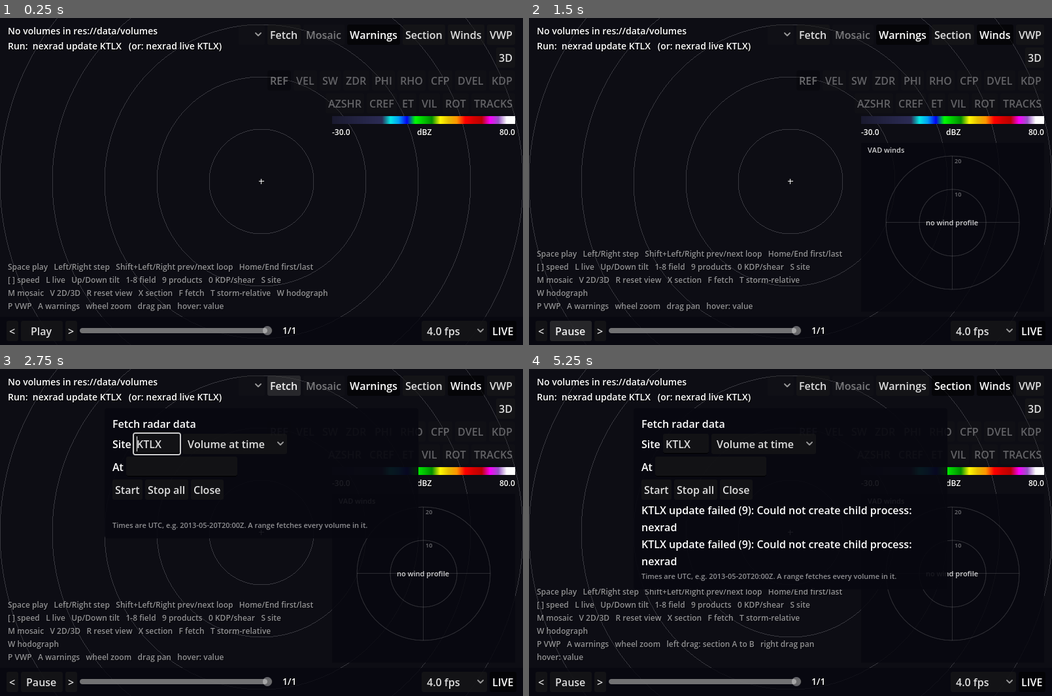
Above: before the commit, frames 1-4 (two rows, left to right).
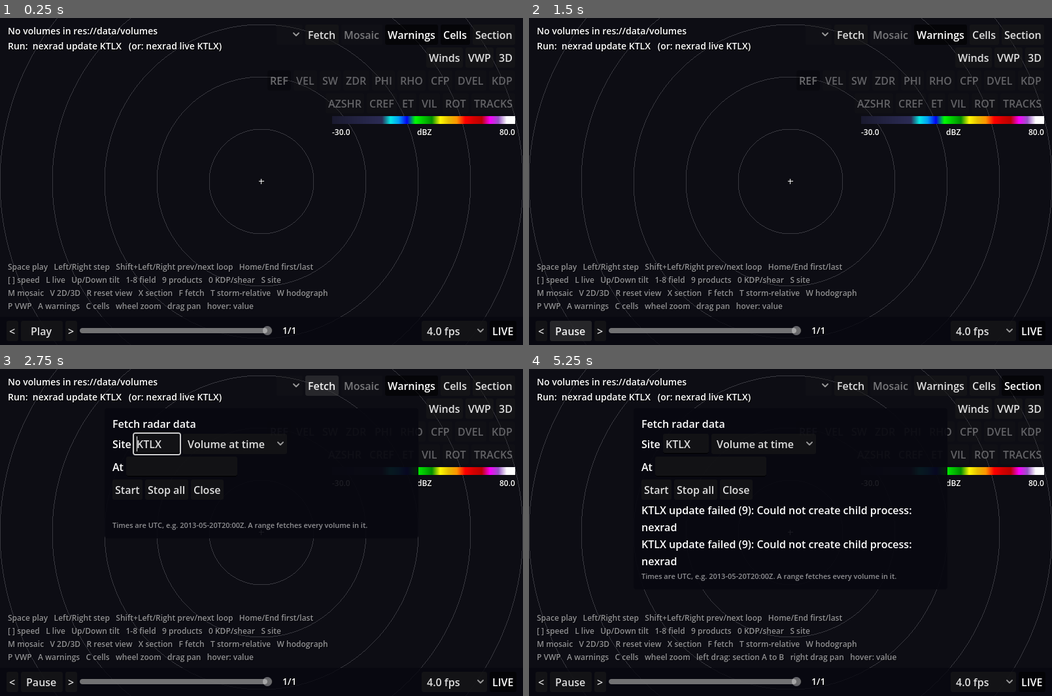
Above: after the commit, the same moments.

Repository: computerdane/droplet
Game: Godot game, scene res://scenes/main.tscn
The game is run twice, just before and just after one commit, with the same random seed, the same clock (stepped at 60 frames per second) and the same inputs.
Inputs (mouse positions are in pixels of both pictures, inside the frame that each line leads up to):
- Up to frame 1 (0.25 s): no input
- Up to frame 2 (1.5 s): click (984, 34) at 0.5 s, where only the run after the commit has a clickable "Cells"; click "Play" at 1.25 s
- Up to frame 3 (2.75 s): click "Fetch" at 2 s
- Up to frame 4 (5.25 s): click "Start" at 2.75 s; click "Start" at 3.5 s; click "Warnings" at 4.25 s; click "Section" at 5 s

The runs differ from the first frame. In frame 1, 1.1% of the frame differs, in the area x 16-98%, y 2-90%; in frame 2, 3.9%; in frame 3, 3.8%; in frame 4, 4.2%, in the area x 1-99%, y 2-90%.

Commit message:
Storm cells: identification, tracking, debris signatures
nexrad/src/cells.rs finds SCIT-style cells in each volume from the column products (CREF
regions split into their cores), with centroid, area, max CREF/VIL/echo top, nearby
low-level rotation and a tornado debris signature flag (high REF, low RHO and ZDR near the
rotation maximum), written to volume.json. StormCells tracks them through the loop with
motion vectors and 15/30/45 min forecasts; they are drawn in 2D with rotation rings and TDS
markers, summarised in the info text and described in the hover readout (C toggles).
Warnings and cells live in an Overlays node; warning polygons now stay up until the
warning expires (the archive only has each warning's first polygon). The synthetic storm
gets a ZDR dip with its debris.

Co-Authored-By: Claude Opus 5.5 <noreply@anthropic.com>

Diff:
--- a/scripts/hud.gd
+++ b/scripts/hud.gd
@@ -20,6 +20,7 @@
 signal view_toggled
 signal mosaic_toggled
 signal warnings_toggled
+signal cells_toggled
 signal section_toggled
 signal fetch_toggled
 signal srm_toggled
@@ -65,6 +66,7 @@
 var view_button: Button
 var mosaic_button: Button
 var warnings_button: Button
+var cells_button: Button
 var section_button: Button
 var section: SectionView
 var fetch_panel: FetchPanel
@@ -160,6 +162,12 @@
 	warnings_button.toggle_mode = true
 	warnings_button.pressed.connect(warnings_toggled.emit)
 	row.add_child(warnings_button)
+	cells_button = _button(
+		"Cells", "Storm cells tracked through the loop, with motion and rotation (C)"
+	)
+	cells_button.toggle_mode = true
+	cells_button.pressed.connect(cells_toggled.emit)
+	row.add_child(cells_button)
 	section_button = _button("Section", "Vertical cross-section: drag A to B in the 2D view (X)")
 	section_button.toggle_mode = true
 	section_button.pressed.connect(section_toggled.emit)
@@ -483,8 +491,9 @@
 	site_option.disabled = _sites.size() < 2
 
 
-func set_warnings_on(on: bool) -> void:
-	warnings_button.set_pressed_no_signal(on)
+func set_overlays_on(warnings_on: bool, cells_on: bool) -> void:
+	warnings_button.set_pressed_no_signal(warnings_on)
+	cells_button.set_pressed_no_signal(cells_on)
 
 
 func set_mosaic(on: bool, available: bool) -> void:
--- a/scripts/main.gd
+++ b/scripts/main.gd
@@ -15,8 +15,8 @@
 ## section=ax,ay,bx,by (cross-section A -> B, km east,north of the radar)
 ## srm=240,10 (storm-relative velocity, storm moving from 240 degrees at 10 m/s) or srm=auto
 ## (storm motion from the VAD profile, see _auto_storm) winds=0|1 (hodograph panel)
-## warnings=0|1 (NWS warning polygons, from the IEM archive) vwp=0|1 (VAD winds over the loop
-## as barbs) hover=x,y (pin the hover readout to that
+## warnings=0|1 (NWS warning polygons, from the IEM archive) cells=0|1 (storm cells) vwp=0|1
+## (VAD winds over the loop as barbs) hover=x,y (pin the hover readout to that
 ## canvas point, for screenshots; hover=0 turns the readout off) basemap=0 (no basemap; or
 ## basemap=<dir>) volumes=res://tests/fixtures/volumes (DirSource root; default
 ## res://data/volumes) fetch=latest|live|2013-05-20T20:00Z|<from>/<to> (start a fetch job for
@@ -63,7 +63,7 @@
 	"Space play   Left/Right step   Shift+Left/Right prev/next loop   Home/End first/last\n"
 	+ "[ ] speed   L live   Up/Down tilt   1-8 field   9 products   0 KDP/shear   S site\n"
 	+ "M mosaic   V 2D/3D   R reset view   X section   F fetch   T storm-relative   W hodograph\n"
-	+ "P VWP   A warnings   "
+	+ "P VWP   A warnings   C cells   "
 )
 const HINT_2D := "wheel zoom   drag pan   hover: value"
 const HINT_SECTION := "wheel zoom   left drag: section A to B   right drag pan   hover: value"
@@ -74,7 +74,7 @@
 
 var library := RadarLibrary.new()
 var fetcher := Fetcher.new()
-var warnings := Warnings.new()
+var overlays := Overlays.new()  # warnings and storm cells over the 2D view
 var cache := VolumeCache.new(library.source)
 var site := ""
 var frames: Array[String] = []  # volume names for `site`, ascending time
@@ -106,7 +106,6 @@
 var _hover_off := false  # hover=0: no readout (Xvfb leaves the pointer mid-screen)
 var _readout_key: Array = []  # inputs of the readout on screen, see _update_readout
 var _tracks: RotationTracks  # while the rotation tracks are on screen
-var _warnings: Array = []  # Warnings.active_at() the volume's time
 
 @onready var view_2d: PpiView = $View2D
 @onready var view_3d: VolumeView3D = $View3D
@@ -124,8 +123,8 @@
 	view_2d.section_changed.connect(_update_section)
 	view_3d.camera.moved.connect(_update_info)
 	add_child(fetcher)
-	add_child(warnings)
-	warnings.changed.connect(_refresh_warnings)
+	add_child(overlays)
+	overlays.changed.connect(_refresh_overlays)
 	fetcher.job_updated.connect(_on_job_updated)
 	fetcher.job_finished.connect(_on_job_finished)
 	fetcher.volume_received.connect(_on_volume_received)
@@ -160,7 +159,8 @@
 			storm_speed = m[1]
 			srm_on = true
 			srm_auto = false
-	warnings.enabled = opts.get("warnings", "1") == "1"
+	overlays.warnings.enabled = opts.get("warnings", "1") == "1"
+	overlays.cells_on = opts.get("cells", "1") == "1"
 	winds_shown = opts.get("winds", "0") == "1"
 	vwp_shown = opts.get("vwp", "0") == "1"
 	if opts.get("hover", "") == "0":
@@ -206,6 +206,7 @@
 	hud.view_toggled.connect(func() -> void: _set_view_3d(not view_is_3d))
 	hud.mosaic_toggled.connect(_toggle_mosaic)
 	hud.warnings_toggled.connect(_toggle_warnings)
+	hud.cells_toggled.connect(_toggle_cells)
 	hud.section_toggled.connect(func() -> void: _set_section_on(not section_on))
 	hud.srm_toggled.connect(_toggle_srm)
 	hud.srm_auto_toggled.connect(_toggle_srm_auto)
@@ -327,7 +328,12 @@
 
 
 func _toggle_warnings() -> void:
-	warnings.enabled = not warnings.enabled
+	overlays.warnings.enabled = not overlays.warnings.enabled
+	_refresh()
+
+
+func _toggle_cells() -> void:
+	overlays.cells_on = not overlays.cells_on
 	_refresh()
 
 
@@ -641,7 +647,7 @@
 		motion.y
 	)
 	_update_winds()
-	_refresh_warnings()
+	_refresh_overlays()
 	_update_vwp()
 	_update_section()
 	_update_info()
@@ -650,14 +656,10 @@
 	_readout_key.clear()  # what is under the mouse may have changed
 
 
-## Warnings in effect at the volume's time, drawn in 2D and listed in the info text and readout.
-func _refresh_warnings() -> void:
-	hud.set_warnings_on(warnings.enabled)
-	_warnings = warnings.active_at(RadarLibrary.unix_of(volume.name) if volume != null else 0)
-	var polys := []
-	if _site_lonlat != Vector2.INF:
-		polys = Warnings.project(_warnings, _site_lonlat.y, _site_lonlat.x)
-	view_2d.set_warnings(polys)
+## Warnings and tracked cells for the frame on screen (Overlays).
+func _refresh_overlays() -> void:
+	hud.set_overlays_on(overlays.warnings.enabled, overlays.cells_on)
+	overlays.update(view_2d, volume, _loop_volumes(), frame - _sequence().x)
 	_readout_key.clear()
 	_update_info()
 
@@ -765,7 +767,7 @@
 		"site_lonlat": _site_lonlat,
 		"tracks": tracks,
 		"n_tracks": frame - _sequence().x + 1,
-		"warnings": _warnings,
+		"overlays": overlays,
 	}
 	return Readout.plan_view(p, ctx)
 
@@ -881,8 +883,7 @@
 		lines.append("storm-relative: " + _storm_source())
 	if mosaic:
 		lines.append("mosaic: " + Mosaic.summary(_neighbors))
-	if not _warnings.is_empty():
-		lines.append("warnings: " + Warnings.summary(_warnings))
+	lines.append_array(overlays.info_lines())
 	for job in fetcher.running_jobs():
 		lines.append("fetch: " + job.describe())
 	hud.set_info("\n".join(lines))
--- /dev/null
+++ b/scripts/overlays.gd
@@ -0,0 +1,77 @@
+class_name Overlays
+extends Node
+## Context over the 2D view for the volume on screen: NWS warnings in effect (Warnings) and the
+## storm cells of the selected site tracked through the loop (StormCells), with their lines in
+## the info text and the hover readout. main.gd calls update() on every refresh.
+
+## A warnings download landed; main refreshes.
+signal changed
+
+## Cells within this of the mouse are described in the readout.
+const READOUT_CELL_KM := 6.0
+
+var warnings := Warnings.new()
+var cells_on := true
+var active_warnings: Array = []  # Warnings.active_at() the volume's time
+var cells: Array = []  # this frame's tracked cells (StormCells.track())
+var _cell_frames: Array = []
+var _cell_names: Array[String] = []  # the loop _cell_frames was tracked for
+
+
+func _ready() -> void:
+	add_child(warnings)
+	warnings.changed.connect(changed.emit)
+
+
+## `loop` is the selected site's loop (oldest first), `index` the frame on screen within it.
+func update(view: PpiView, volume: RadarVolume, loop: Array[RadarVolume], index: int) -> void:
+	var t := RadarLibrary.unix_of(volume.name) if volume != null else 0
+	active_warnings = warnings.active_at(t)
+	cells = []
+	if cells_on and volume != null:
+		var names: Array[String] = []
+		for v in loop:
+			names.append(v.name)
+		if names != _cell_names:
+			_cell_names = names
+			_cell_frames = StormCells.track(loop)
+		if index >= 0 and index < _cell_frames.size():
+			cells = _cell_frames[index]
+	if volume == null:
+		view.set_warnings([])
+		view.set_cells([])
+		return
+	var lat := float(volume.meta["latitude"])
+	var lon := float(volume.meta["longitude"])
+	view.set_warnings(Warnings.project(active_warnings, lat, lon))
+	view.set_cells(cells)
+
+
+func info_lines() -> PackedStringArray:
+	var lines := PackedStringArray()
+	if not active_warnings.is_empty():
+		lines.append("warnings: " + Warnings.summary(active_warnings))
+	if cells_on and not cells.is_empty():
+		var meso := 0
+		var tds := 0
+		for c in cells:
+			meso += int(float(c["rot"]) >= StormCells.ROT_MESO)
+			tds += int(c["tds"])
+		var what := "cells: %d" % cells.size()
+		if meso > 0:
+			what += ", %d rotating" % meso
+		if tds > 0:
+			what += ", %d with a debris signature" % tds
+		lines.append(what)
+	return lines
+
+
+## Readout lines at `lonlat` (Vector2(lon, lat)), `pos` km east, north of the selected radar.
+func readout_lines(lonlat: Vector2, pos: Vector2) -> PackedStringArray:
+	var lines := PackedStringArray()
+	var c := StormCells.nearest(cells, pos, READOUT_CELL_KM)
+	if not c.is_empty():
+		lines.append_array(StormCells.describe(c))
+	for w in Warnings.containing(active_warnings, lonlat):
+		lines.append(Warnings.describe(w))
+	return lines
--- a/scripts/ppi_view.gd
+++ b/scripts/ppi_view.gd
@@ -24,6 +24,7 @@
 const CITY_RADIUS_KM := 600.0
 const BASEMAP_CULL_KM := 6000.0
 const SECTION_COLOR := Color(1, 1, 1, 0.95)
+const CELL_FORECAST_COLOR := Color(0.55, 0.85, 1.0, 0.9)
 
 var storm_motion := Vector2.ZERO  # m/s east, north; zero = ground-relative (see main.gd)
 var section_mode := false
@@ -40,6 +41,7 @@
 var _ppi_material: ShaderMaterial  # the sweep material; show_tracks() swaps in another
 var _tracks_material: ShaderMaterial
 var _warnings: Array = []  # Warnings.project() output, drawn by the overlay
+var _cells: Array = []  # StormCells.track() entries of the frame on screen
 
 @onready var ppi: ColorRect = $PPI
 @onready var cam: Camera2D = $Camera
@@ -245,6 +247,7 @@
 	overlay.draw_line(Vector2(-s, 0), Vector2(s, 0), Color.WHITE, -1.0)
 	overlay.draw_line(Vector2(0, -s), Vector2(0, s), Color.WHITE, -1.0)
 	_draw_warnings()
+	_draw_cells()
 	_draw_cities()
 	if section_mode and has_section:
 		_draw_section_line()
@@ -269,6 +272,50 @@
 		overlay.draw_arc(Vector2.ZERO, 6.0, 0.0, TAU, 24, Color.BLACK, 4.0, true)
 		overlay.draw_arc(Vector2.ZERO, 6.0, 0.0, TAU, 24, Color.YELLOW, 2.0, true)
 	overlay.draw_set_transform(Vector2.ZERO)
+
+
+## Tracked storm cells (StormCells.track()) to draw: past track, forecast and a marker ringed
+## by its rotation.
+func set_cells(cells: Array) -> void:
+	_cells = cells
+	overlay.queue_redraw()
+
+
+func _draw_cells() -> void:
+	var z := cam.zoom.x
+	var shadow := Color(0, 0, 0, 0.7)
+	for c in _cells:
+		var pos := Vector2(c["pos"].x, -c["pos"].y)
+		var past := PackedVector2Array()
+		for p in c["track"]:
+			past.append(Vector2(p.x, -p.y))
+		if past.size() > 1:
+			overlay.draw_polyline(past, shadow, 3.0 / z)
+			overlay.draw_polyline(past, Color(1, 1, 1, 0.75), 1.5 / z)
+		for p in past.slice(0, past.size() - 1):
+			overlay.draw_circle(p, 2.0 / z, Color(1, 1, 1, 0.75))
+		var ahead := StormCells.forecast(c)
+		if not ahead.is_empty():
+			var end := Vector2(ahead[-1].x, -ahead[-1].y)
+			overlay.draw_line(pos, end, shadow, 3.0 / z)
+			overlay.draw_line(pos, end, CELL_FORECAST_COLOR, 1.5 / z)
+			for p in ahead:
+				overlay.draw_arc(
+					Vector2(p.x, -p.y), 3.0 / z, 0.0, TAU, 12, CELL_FORECAST_COLOR, 1.5 / z
+				)
+		var rot := float(c["rot"])
+		if c["tds"]:
+			var s := 9.0 / z
+			var tri := PackedVector2Array(
+				[pos + Vector2(0, -s), pos + Vector2(s, s * 0.7), pos + Vector2(-s, s * 0.7)]
+			)
+			overlay.draw_colored_polygon(tri, Color(1, 0.1, 0.8))
+		elif rot >= StormCells.ROT_MESO:
+			var col := Color(1, 0.15, 0.15) if rot >= StormCells.ROT_STRONG else Color(1, 0.85, 0)
+			overlay.draw_arc(pos, 8.0 / z, 0.0, TAU, 24, shadow, 5.0 / z)
+			overlay.draw_arc(pos, 8.0 / z, 0.0, TAU, 24, col, 2.5 / z)
+		overlay.draw_circle(pos, 3.5 / z, shadow)
+		overlay.draw_circle(pos, 2.5 / z, Color.WHITE)
 
 
 ## Warning polygons (Warnings.project()), outlined at a constant screen width.
--- a/scripts/readout.gd
+++ b/scripts/readout.gd
@@ -7,7 +7,7 @@
 ## radar that draws that pixel: the nearest one, as in the mosaic shaders. `ctx` holds what is
 ## on screen: volume, sweep, field, neighbors (Mosaic.neighbors), storm (m/s in the selected
 ## site's frame, zero = ground-relative), site_lonlat, tracks (loop volumes while the rotation
-## tracks are shown, else empty) with n_tracks frames, warnings (Warnings.active_at).
+## tracks are shown, else empty) with n_tracks frames, overlays (warnings and cells).
 static func plan_view(p: Vector2, ctx: Dictionary) -> String:
 	var vol: RadarVolume = ctx["volume"]
 	var i: int = ctx["sweep"]
@@ -54,6 +54,6 @@
 			% [absf(ll.x), "N" if ll.x >= 0 else "S", absf(ll.y), "E" if ll.y >= 0 else "W"]
 		)
 	)
-	for w in Warnings.containing(ctx["warnings"], Vector2(ll.y, ll.x)):
-		lines.append(Warnings.describe(w))
+	var overlays: Overlays = ctx["overlays"]
+	lines.append_array(overlays.readout_lines(Vector2(ll.y, ll.x), Vector2(p.x, -p.y)))
 	return "\n".join(lines)
--- /dev/null
+++ b/scripts/storm_cells.gd
@@ -0,0 +1,135 @@
+class_name StormCells
+extends RefCounted
+## Storm cells (nexrad/src/cells.rs writes them into each volume.json) tracked through a loop:
+## each frame's cells are matched to the previous frame's, nearest first, against where those
+## were heading (their motion so far), within MATCH_KM. A matched cell keeps its id and extends
+## its track; its motion is the displacement over the last MOTION_FRAMES positions.
+
+const MATCH_KM := 10.0  # from the predicted position of a cell with a motion estimate
+const MATCH_KM_NEW := 15.0  # from the last position of a cell seen once
+const MAX_GAP_SEC := 20 * 60  # frames further apart than this are not linked
+const MOTION_FRAMES := 4
+const FORECAST_MIN: Array[int] = [15, 30, 45]
+## Low-level rotation (10⁻³ s⁻¹) drawn as a mesocyclone ring, and as a strong one.
+const ROT_MESO := 8.0
+const ROT_STRONG := 15.0
+
+
+## Tracked cells for every frame of `vols` (one site's loop, oldest first): per frame an Array
+## of the volume's cells, each a copy with "id", "pos" (Vector2 km east, north), "track"
+## (PackedVector2Array of its positions so far, oldest first, ending at "pos") and "motion"
+## (Vector2 m/s east, north; Vector2.INF until it has been seen twice).
+static func track(vols: Array[RadarVolume]) -> Array:
+	var frames := []
+	var prev: Array = []
+	var prev_t := 0
+	var next_id := 1
+	for vol in vols:
+		var t := RadarLibrary.unix_of(vol.name)
+		var cur := []
+		var found = vol.meta.get("cells")
+		for c in found if found is Array else []:
+			var cell: Dictionary = c.duplicate()
+			cell["pos"] = Vector2(float(c["x_km"]), float(c["y_km"]))
+			cell["id"] = 0
+			cur.append(cell)
+		var dt := float(t - prev_t)
+		if not prev.is_empty() and dt > 0.0 and dt <= MAX_GAP_SEC:
+			_link(prev, cur, dt)
+		for cell in cur:
+			if cell["id"] == 0:
+				cell["id"] = next_id
+				next_id += 1
+				cell["track"] = PackedVector2Array([cell["pos"]])
+				cell["times"] = PackedInt64Array([t])
+				cell["motion"] = Vector2.INF
+			else:
+				var times: PackedInt64Array = cell["times"]  # packed arrays are values: copy, append, store
+				times.append(t)
+				cell["times"] = times
+				cell["motion"] = _motion(cell["track"], cell["times"])
+		frames.append(cur)
+		prev = cur
+		prev_t = t
+	return frames
+
+
+## Greedy one-to-one matching of `cur` to `prev`, closest pairs first.
+static func _link(prev: Array, cur: Array, dt: float) -> void:
+	var pairs := []
+	for i in cur.size():
+		for j in prev.size():
+			var p: Dictionary = prev[j]
+			var known: bool = p["motion"] != Vector2.INF
+			var guess: Vector2 = p["pos"] + (p["motion"] * dt / 1000.0 if known else Vector2.ZERO)
+			var d: float = (cur[i]["pos"] as Vector2).distance_to(guess)
+			if d <= (MATCH_KM if known else MATCH_KM_NEW):
+				pairs.append([d, i, j])
+	pairs.sort_custom(func(a: Array, b: Array) -> bool: return a[0] < b[0])
+	var used_cur := {}
+	var used_prev := {}
+	for pr in pairs:
+		if used_cur.has(pr[1]) or used_prev.has(pr[2]):
+			continue
+		used_cur[pr[1]] = true
+		used_prev[pr[2]] = true
+		var c: Dictionary = cur[pr[1]]
+		var p: Dictionary = prev[pr[2]]
+		c["id"] = p["id"]
+		var tr: PackedVector2Array = (p["track"] as PackedVector2Array).duplicate()
+		tr.append(c["pos"])
+		c["track"] = tr
+		c["times"] = (p["times"] as PackedInt64Array).duplicate()
+
+
+## m/s east, north from the last MOTION_FRAMES positions.
+static func _motion(tr: PackedVector2Array, times: PackedInt64Array) -> Vector2:
+	var n := tr.size()
+	var k := maxi(0, n - MOTION_FRAMES)
+	var dt := float(times[n - 1] - times[k])
+	if dt <= 0.0:
+		return Vector2.INF
+	return (tr[n - 1] - tr[k]) * 1000.0 / dt
+
+
+## Forecast positions (km) FORECAST_MIN minutes ahead, or none without a motion.
+static func forecast(cell: Dictionary) -> PackedVector2Array:
+	var out := PackedVector2Array()
+	var m: Vector2 = cell["motion"]
+	if m == Vector2.INF:
+		return out
+	for minutes in FORECAST_MIN:
+		out.append(cell["pos"] + m * minutes * 60.0 / 1000.0)
+	return out
+
+
+## The cell whose centroid is nearest `pos` (km east, north), if within `km`, else {}.
+static func nearest(cells: Array, pos: Vector2, km: float) -> Dictionary:
+	var best := {}
+	for c in cells:
+		var d := (c["pos"] as Vector2).distance_to(pos)
+		if d <= km and (best.is_empty() or d < (best["pos"] as Vector2).distance_to(pos)):
+			best = c
+	return best
+
+
+## Readout lines for a cell.
+static func describe(c: Dictionary) -> PackedStringArray:
+	var lines := PackedStringArray()
+	lines.append(
+		(
+			"Cell %d  %.0f dBZ  VIL %.0f kg/m²  top %.1f km"
+			% [c["id"], c["max_dbz"], c["vil"], c["top_km"]]
+		)
+	)
+	var m: Vector2 = c["motion"]
+	if m != Vector2.INF:
+		var from := fposmod(rad_to_deg(atan2(-m.x, -m.y)), 360.0)
+		var kt := m.length() * Colormaps.KT_PER_MS
+		lines.append(
+			"moving from %03d° at %.0f m/s (%.0f kt)" % [roundi(from) % 360, m.length(), kt]
+		)
+	if float(c["rot"]) >= ROT_MESO or c["tds"]:
+		var tds := "  debris signature (TDS)" if c["tds"] else ""
+		lines.append("rotation %.0f × 10⁻³/s%s" % [c["rot"], tds])
+	return lines
--- a/scripts/warnings.gd
+++ b/scripts/warnings.gd
@@ -4,7 +4,9 @@
 ## the Iowa Environmental Mesonet's archive, which answers any time window back to 2002 and
 ## keeps up with live issuance, with CORS open to browsers. Warnings are fetched an hour at a
 ## time (every warning whose polygon overlaps that hour) and cached; the hour containing "now"
-## is refetched every LIVE_REFRESH_SEC. `changed` fires when a fetch lands.
+## is refetched every LIVE_REFRESH_SEC. `changed` fires when a fetch lands. The archive only
+## has each warning's first polygon (not the updates that shrink it), so that polygon stays
+## up until the warning expires.
 
 signal changed
 
@@ -121,7 +123,7 @@
 					"name": KINDS[kind][0],
 					"color": KINDS[kind][1],
 					"begin": _unix(p.get("polygon_begin", p.get("issue", ""))),
-					"end": _unix(p.get("polygon_end", p.get("expire", ""))),
+					"end": maxi(_unix(p.get("polygon_end", "")), _unix(p.get("expire", ""))),
 					"wfo": str(p.get("wfo", "")),
 					"event": int(p.get("eventid", 0)),
 					"emergency": bool(p.get("is_emergency", false)),
--- a/tests/unit/test_library.gd
+++ b/tests/unit/test_library.gd
@@ -85,3 +85,32 @@
 
 func test_option_times() -> void:
 	check_eq(AppOptions.iso_of_name_time("20130520_200359"), "2013-05-20T20:03:59Z", "time= as ISO")
+
+
+## Storm cells: the fixture storm is one cell in each KTST volume, linked into one track whose
+## motion is the scene's storm motion (10 m/s east, 6 m/s north).
+func test_cell_tracking() -> void:
+	var vols: Array[RadarVolume] = []
+	for name in lib.for_site("KTST" if fixtures else lib.site_of(lib.volumes[0])):
+		vols.append(lib.open(name))
+	var frames := StormCells.track(vols)
+	check_eq(frames.size(), vols.size(), "one frame per volume")
+	if not fixtures:
+		return
+	if not check(
+		frames.size() == 2 and frames[0].size() == 1 and frames[1].size() == 1, "one cell each"
+	):
+		return
+	var a: Dictionary = frames[0][0]
+	var b: Dictionary = frames[1][0]
+	check_eq(b["id"], a["id"], "same track")
+	check_eq((b["track"] as PackedVector2Array).size(), 2, "track of two positions")
+	check_eq(a["motion"], Vector2.INF, "no motion from one position")
+	var m: Vector2 = b["motion"]
+	check(m.distance_to(Vector2(10, 6)) < 2.5, "motion %s ~ (10, 6) m/s" % m)
+	check(b["rot"] >= StormCells.ROT_MESO and b["tds"], "rotating, with a debris signature")
+	var ahead := StormCells.forecast(b)
+	check_eq(ahead.size(), StormCells.FORECAST_MIN.size(), "forecast points")
+	check(ahead[0].distance_to(b["pos"] + m * 0.9) < 0.01, "15 min ahead")
+	check_eq(StormCells.nearest(frames[1], b["pos"] + Vector2(3, 0), 6.0), b, "nearest cell")
+	check_eq(StormCells.nearest(frames[1], b["pos"] + Vector2(30, 0), 6.0), {}, "none nearby")
--- a/tests/unit/test_warnings.gd
+++ b/tests/unit/test_warnings.gd
@@ -3,7 +3,8 @@
 
 const SAMPLE := """{"type": "FeatureCollection", "features": [
 {"type": "Feature", "properties": {"phenomena": "TO", "significance": "W", "wfo": "OUN",
- "eventid": 26, "polygon_begin": "2013-05-20T20:01:00Z", "polygon_end": "2013-05-20T20:45:00Z",
+ "eventid": 26, "polygon_begin": "2013-05-20T20:01:00Z", "polygon_end": "2013-05-20T20:09:00Z",
+ "expire": "2013-05-20T20:45:00Z",
  "is_emergency": true, "is_pds": false},
  "geometry": {"type": "MultiPolygon", "coordinates": [[[[-97.6, 35.3], [-97.3, 35.3],
  [-97.3, 35.4], [-97.6, 35.4], [-97.6, 35.3]]]]}},
@@ -25,7 +26,9 @@
 	check_eq(to["kind"], "TO", "kind")
 	check_eq(to["begin"], Time.get_unix_time_from_datetime_string("2013-05-20T20:01:00"), "begin")
 	check_eq((to["rings"] as Array).size(), 1, "one ring")
-	check_eq(Warnings.describe(to), "Tornado Warning EMERGENCY  OUN 26 until 20:45Z", "describe")
+	check_eq(
+		Warnings.describe(to), "Tornado Warning EMERGENCY  OUN 26 until 20:45Z", "until expiry"
+	)
 	var moore := Vector2(-97.49, 35.34)  # lon, lat
 	var inside := Warnings.containing(ws, moore)
 	check(inside.size() == 1 and inside[0] == to, "Moore is in the tornado warning only")
Not shown, added: scripts/overlays.gd.uid
Not shown, added: scripts/storm_cells.gd.uid
Binary file changed: tests/golden/azshr.png
Binary file changed: tests/golden/cones_mosaic.png
Binary file changed: tests/golden/cref_mosaic.png
Binary file changed: tests/golden/echo_tops.png
Binary file changed: tests/golden/hodograph_hover.png
Binary file changed: tests/golden/ppi_dvel_srm_mosaic.png
Binary file changed: tests/golden/ppi_ref.png
Binary file changed: tests/golden/rotation_tracks.png
Binary file changed: tests/golden/section_vwp.png
Binary file changed: tests/golden/volume_render.png
(and 6 more such lines)
